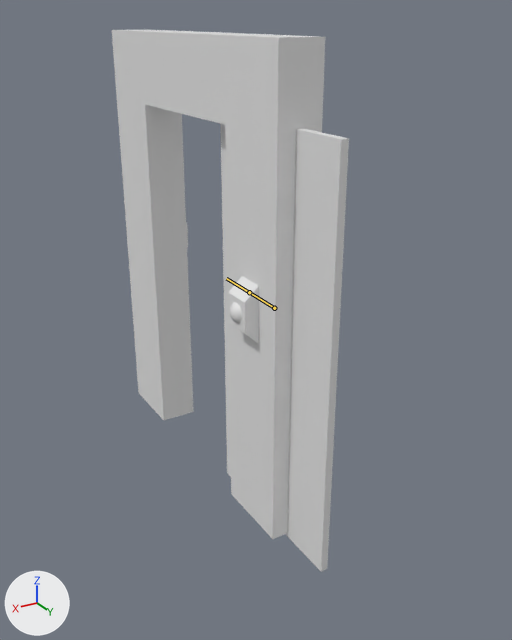
The FBX model Assets/objects/keycard_door.fbx as it was, and as the next commit left it.
Camera for both pictures: a 50 mm lens placed at (7.12, 14.17, 5.4), pointed at (-0.31, 1.79, -0.79). Lighting does not change. The marker at lower left points along +X, +Y and +Z. Both versions are drawn at frame 36 of the action 'Armature|Door Open'; the numbers are the values there. The bones that bend it are drawn over the model as lines.

In view in the first picture: 'Button', 'Button-holder', 'Cube', 'Frame'.
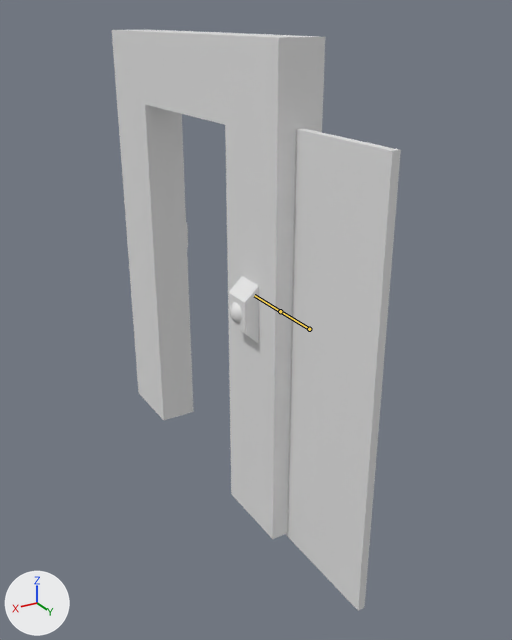
Pixel boxes [x1, y1, x2, y2] of what changed, in the pictures (512 x 640 px):
'Cube', posed: before [221, 124, 349, 572]; after [286, 129, 401, 611]

The change in detail:
Object 'Armature' (bone_rig_object) moves from (0.0, 3.044, 0.0) to (0.0, 4.262, 0.0).
